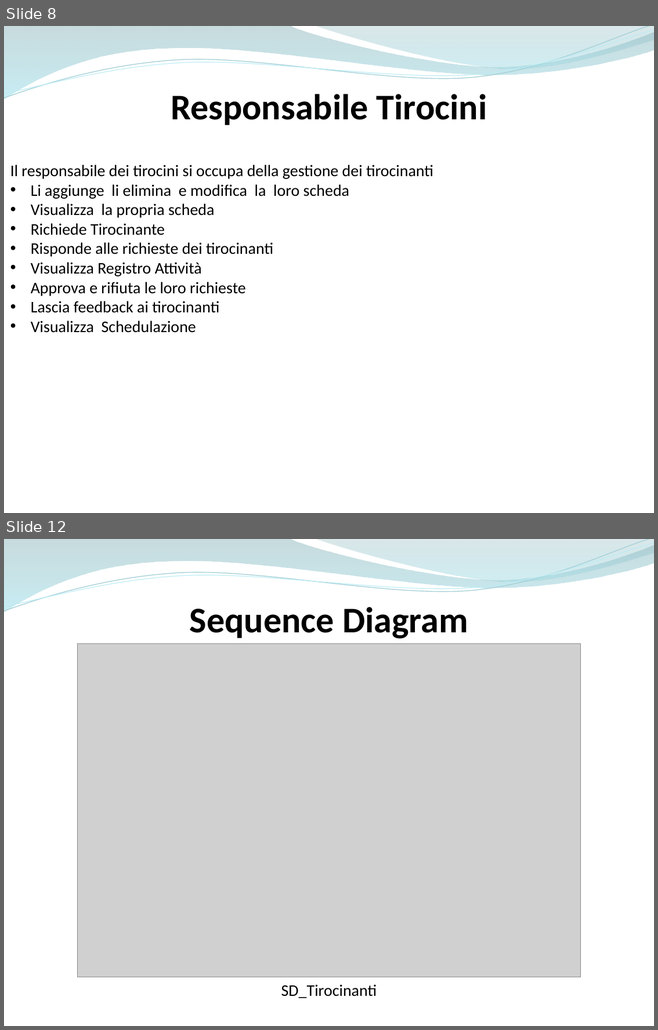
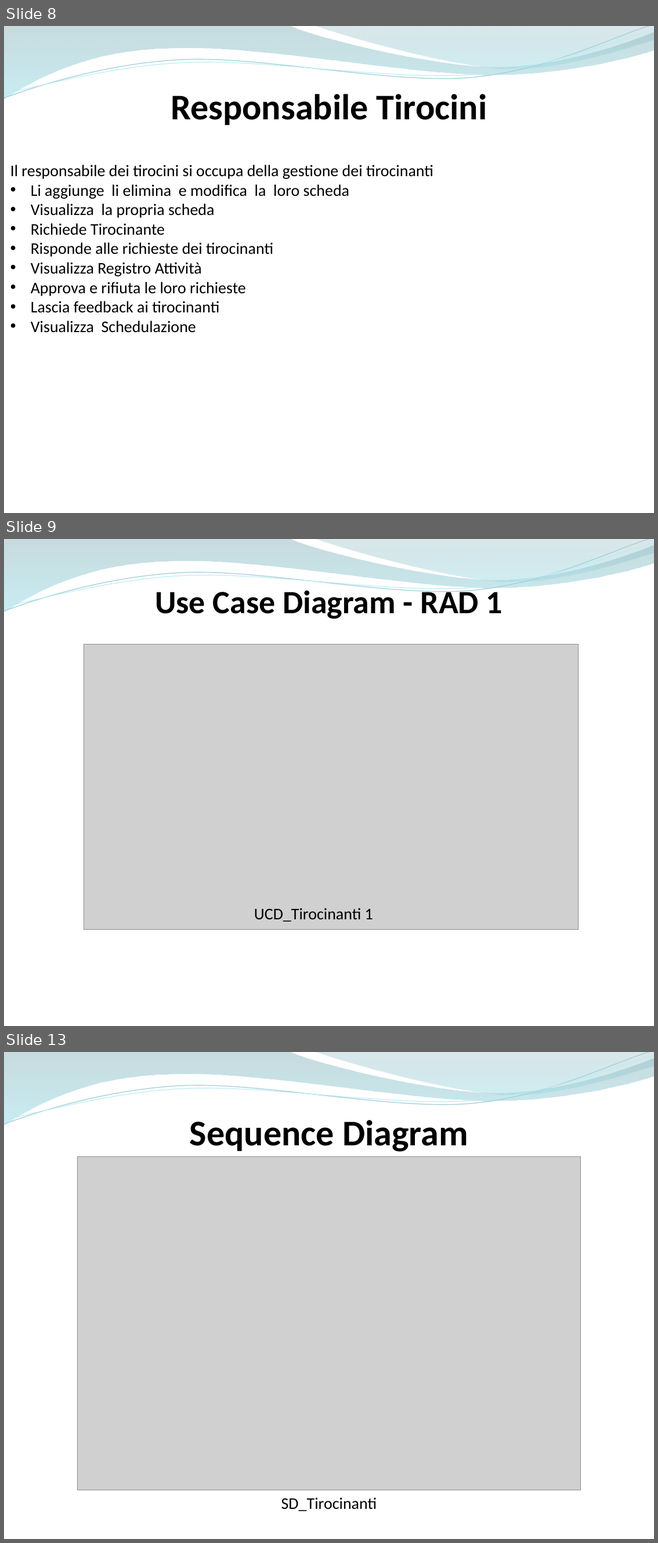
Before and after one commit to ammirate/at-silo, a slide deck: Presentazione/Atsilo2/Durante/Atsilo_M_PresentazioneFinale.pptx. Shown one above the other, each under a label of ours: slides 8 and 12 before the commit, slides 8, 9 and 13 after it; the slides between them are not shown. The pictures are 658x1030 and 658x1543 pixels, drawn with LibreOffice and Linux fonts; fonts in the diff are those of the drawing; grey boxes stand for pictures. Boxes give left, top, right and bottom in pixels: in the first picture for what was removed or moved away, otherwise in the second. Text is boxed around its words. In the diff, an @@ line names an element or a change of style, - is before the commit and + after.

```diff
--- a/Presentazione/Atsilo2/Durante/Atsilo_M_PresentazioneFinale.pptx
+++ b/Presentazione/Atsilo2/Durante/Atsilo_M_PresentazioneFinale.pptx
@@ slide 9 added at (4,539,654,1026), background #FFFFFF; not listed: 4 template elements that a slide beside it also shows @@
@@ text added at (155,586,502,619), 36 pt, text #000000, bold @@
+Use Case Diagram - RAD 1
@@ picture added at (84,644,578,930) @@
@@ text added at (254,908,373,922), 18 pt, text #000000 @@
+UCD_Tirocinanti 1
@@ what was slide 12 is now slide 13 @@
```
Also in this commit, not shown: 3 slides changed.
